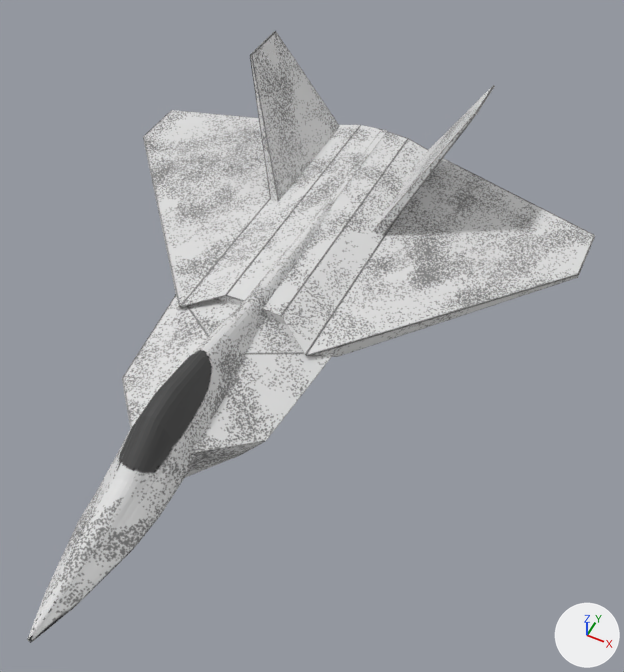
The OBJ model stargunner/models/fighter.obj, before and after one commit.
Before and after are seen from a camera (50 mm lens) standing at (3.03, -4.86, 6.25) and looking at (0.67, -0.14, 0.34). Lighting does not change. The marker at lower right points along +X, +Y and +Z. Where no turn or scale is listed for an object, it has been applied to the vertices.

Objects in the first picture: 'Left_Wing_Cube.005'.
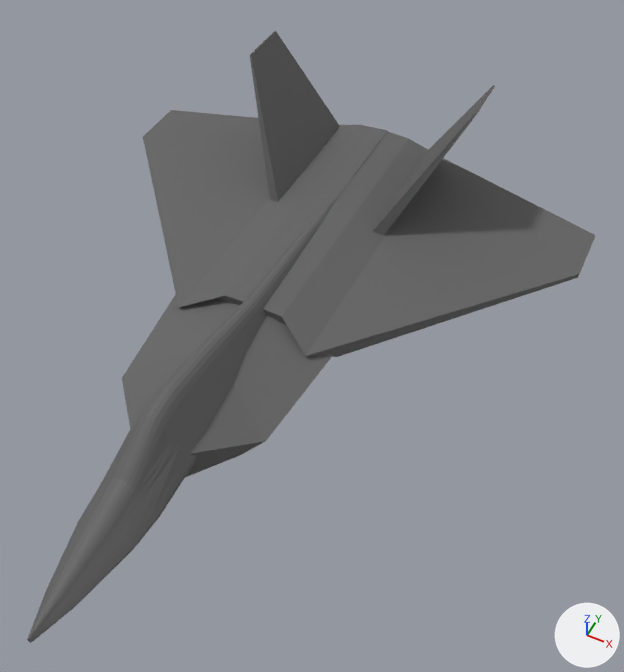
Where the change shows, as pixel boxes [x1, y1, x2, y2] in the pictures (624 x 672 px):
'Left_Wing_Cube.005', surface changed (white to grey): [27, 31, 595, 643] in both

What the commit changed:
In material 'fighter' (mat_fighter), texture is no longer img_fighter2_png.
In material 'fighter' (mat_fighter), base_color is now set to (0.122, 0.122, 0.122), dark grey #626262.
